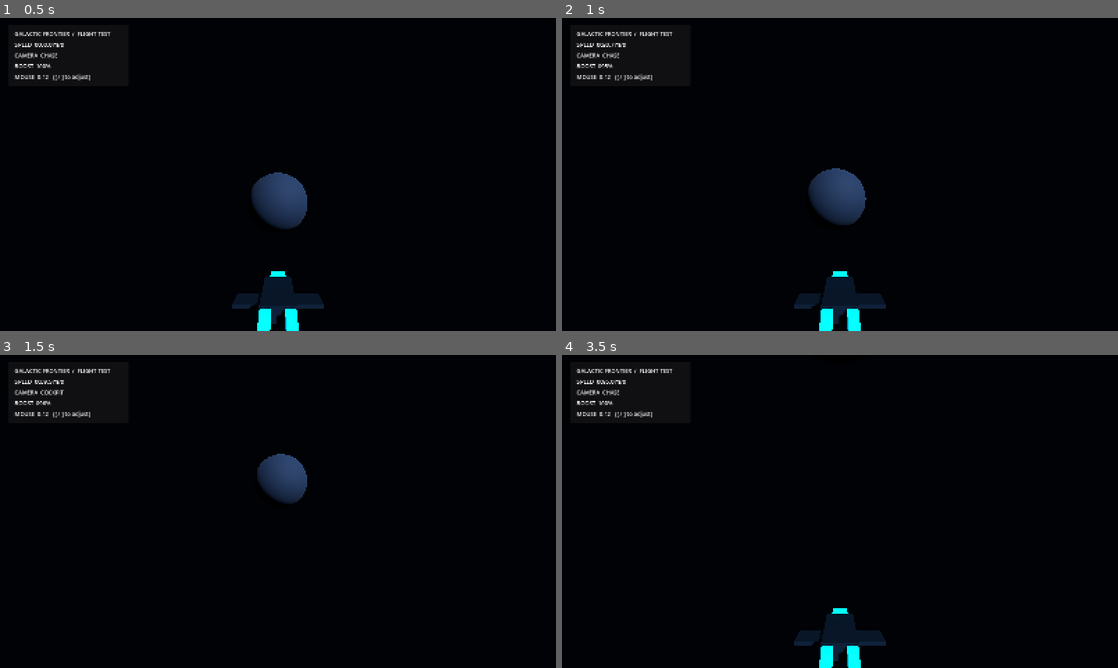
Above: before the commit, frames 1-4 (two rows, left to right).
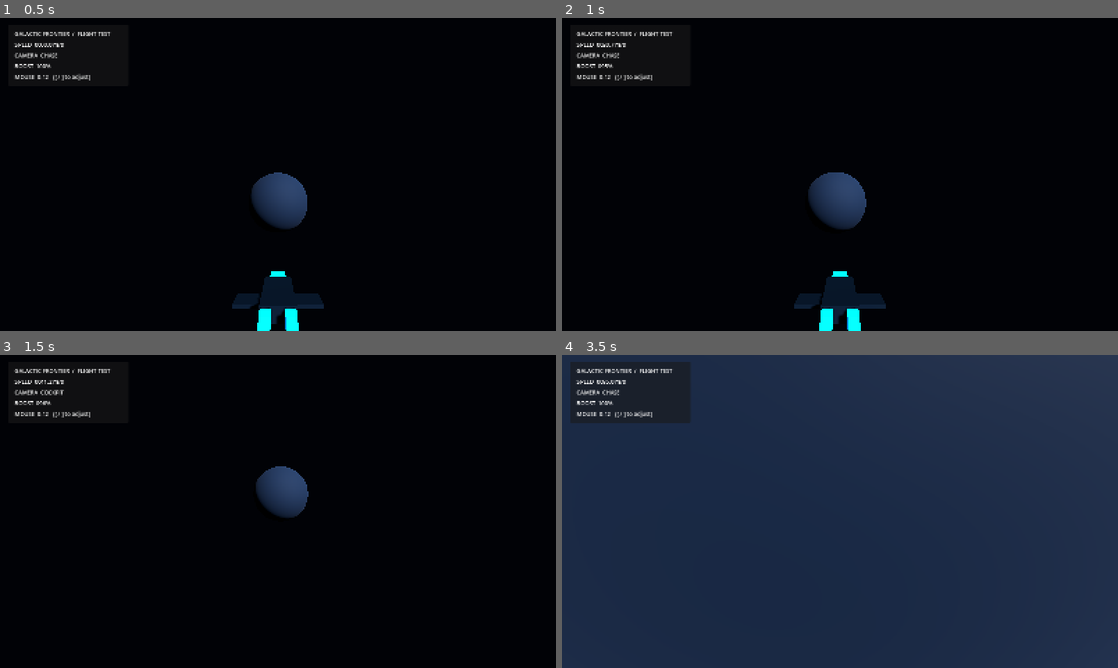
Above: after the commit, the same moments.

Repository: valdissor1990-ui/GALACTIC-FRONTIER
Game: Godot game, scene res://scenes/bootstrap/main.tscn
Two runs of this game, one before a commit and one after it. Both use one fixed random seed, a clock stepped at 60 frames per second and the inputs below.
Inputs (mouse positions are in pixels of both pictures, inside the frame that each line leads up to):
- Up to frame 1 (0.5 s): no input
- Up to frame 2 (1 s): tap Enter at 0.5 s; move the mouse to (867, 174) at 0.52 s; hold W (move_forward) from 0.53 s (still down); hold Shift (boost) from 0.53 s (still down)
- Up to frame 3 (1.5 s): keep holding W (move_forward); move the mouse to (250, 511) at 1.27 s; release Shift (boost) at 1.28 s; tap C (toggle_camera) at 1.35 s
- Up to frame 4 (3.5 s): keep holding W (move_forward); move the mouse to (851, 505) at 2.02 s; hold Shift (boost) 2.03-2.78 s; move the mouse to (834, 517) at 2.77 s; tap C (toggle_camera) at 2.85 s

Frame 1 is identical in both runs. In frame 2, 0.3% of the frame differs, in the area x 44-55%, y 48-93%; in frame 3, 1.0%; in frame 4, 99%, in the area x 0-100%, y 0-100%.

Commit message:
fix: bind vertical descent to Z instead of Shift

Diff:
--- a/project.godot
+++ b/project.godot
@@ -40,7 +40,7 @@
 }
 move_down={
 "deadzone": 0.2,
-"events": [Object(InputEventKey,"physical_keycode":4194325)]
+"events": [Object(InputEventKey,"physical_keycode":90)]
 }
 yaw_left={
 "deadzone": 0.2,
